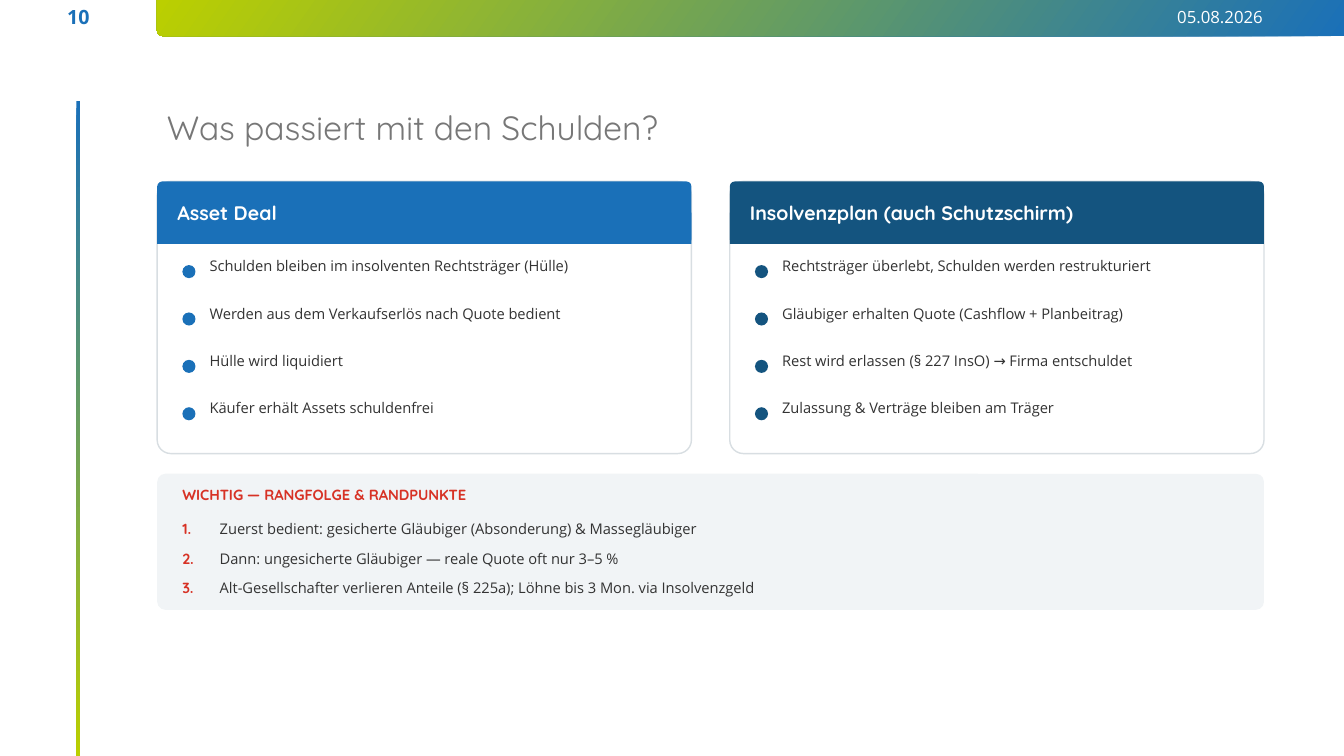
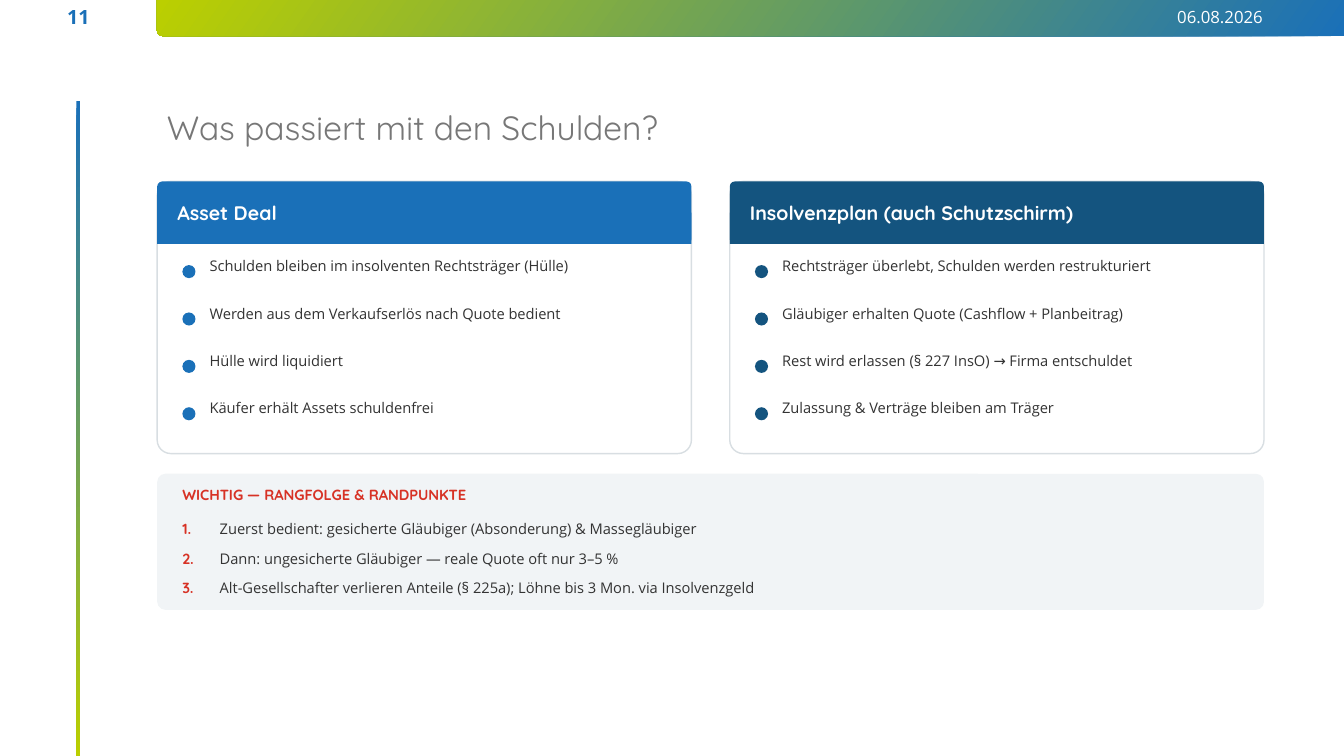
Before and after one commit to findingNemo0o0/repository, a slide deck: slide 11 of insolvenz-ma-pflege/InsolvenzProzess.pptx (slide 10 before the commit). Drawn at 1344x756 pixels with LibreOffice and Linux fonts; fonts in the diff are those of the drawing; background and template pictures are left out. Boxes give left, top, right and bottom in pixels: in the first picture for what was removed or moved away, otherwise in the second. Text is boxed around its words. In the diff, an @@ line names an element or a change of style, - is before the commit and + after.

```diff
--- a/insolvenz-ma-pflege/InsolvenzProzess.pptx
+++ b/insolvenz-ma-pflege/InsolvenzProzess.pptx
@@ page number at (67, 10, 89, 24): text changed @@
-10
+11
@@ text at (1177, 11, 1263, 23): text changed @@
-05.08.2026
+06.08.2026
```
Also in this commit, not shown: 10 other slides changed, 1 slide added, 2 slides removed, 1 other file.
